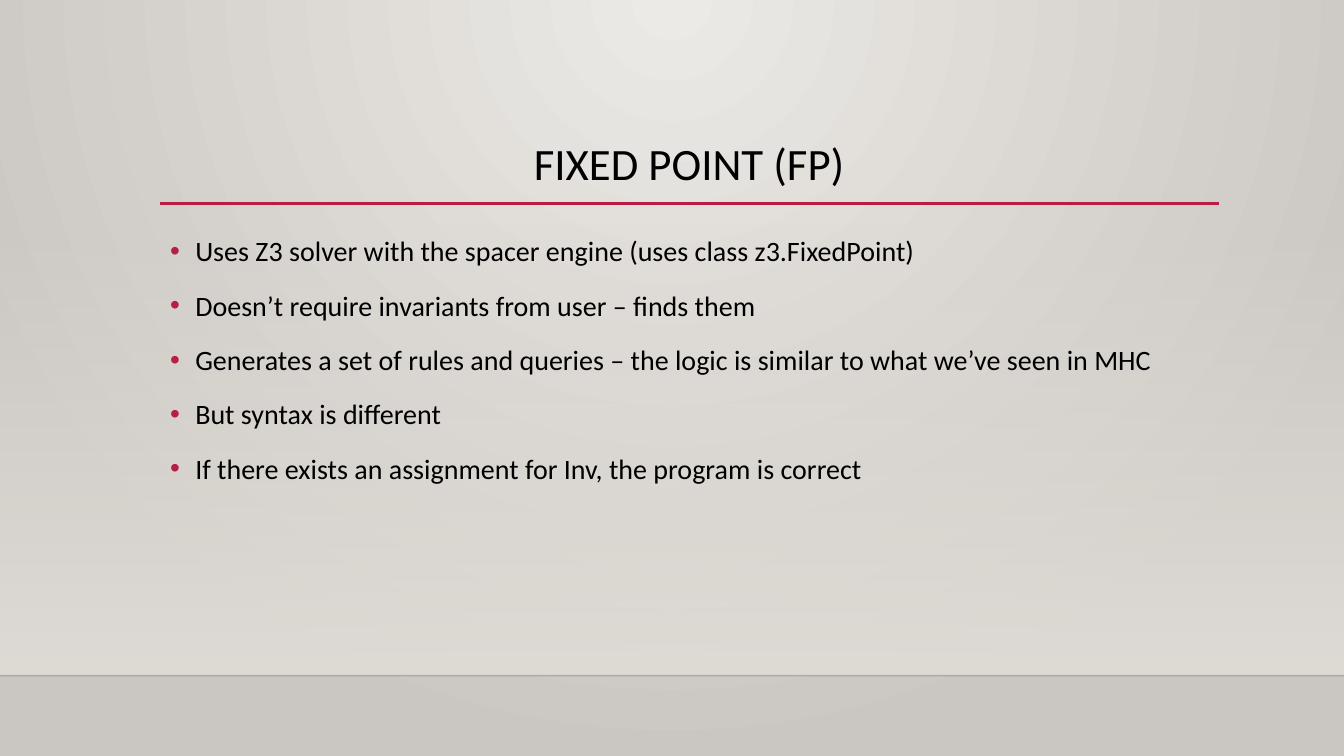
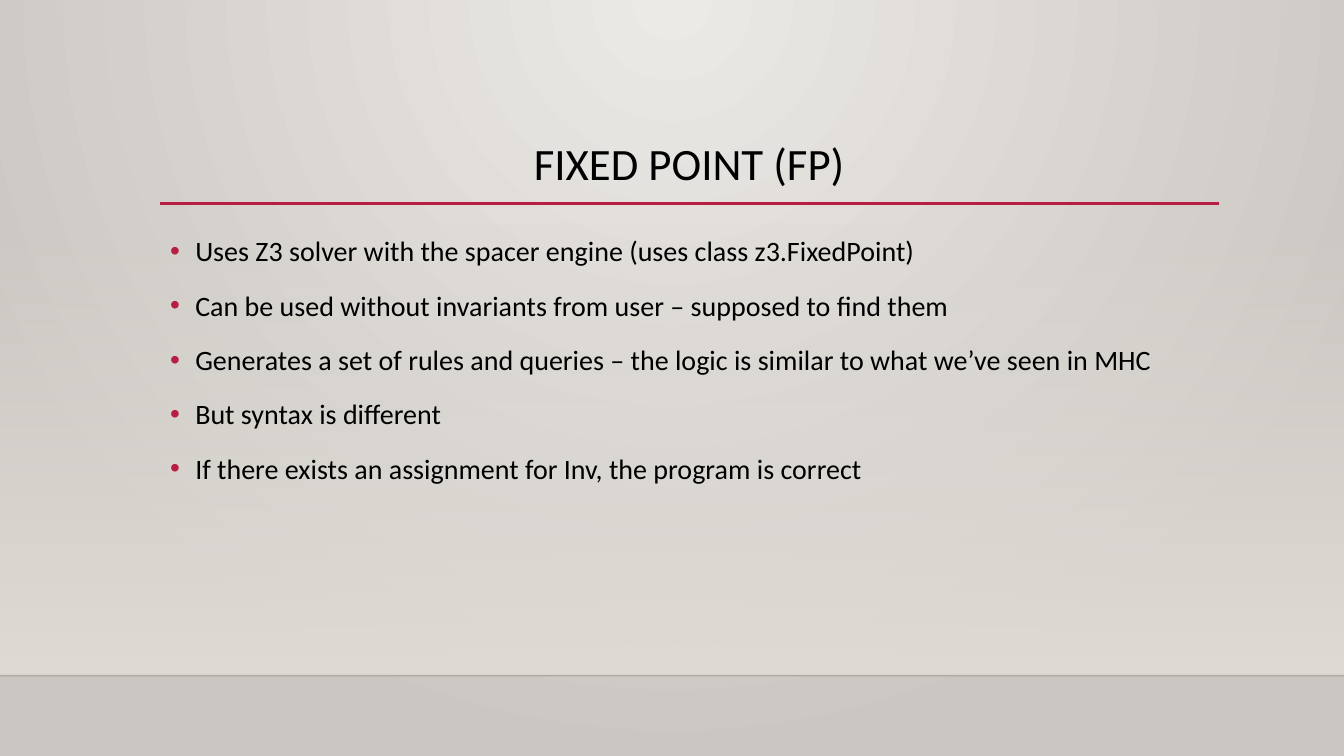
Before and after one commit to Robert-Litvak/Formal-Verification-Project, a slide deck: slide 32 of Project Presentation.pptx. Drawn at 1344x756 pixels with LibreOffice and Linux fonts; fonts in the diff are those of the drawing; background and template pictures are left out. Boxes give left, top, right and bottom in pixels: in the first picture for what was removed or moved away, otherwise in the second. Text is boxed around its words. In the diff, an @@ line names an element or a change of style, - is before the commit and + after.

```diff
--- a/Project Presentation.pptx
+++ b/Project Presentation.pptx
@@ text at (195, 296, 947, 321): text changed @@
-• Doesn’t require invariants from user – finds them
+• Can be used without invariants from user – supposed to find them
```
Also in this commit, not shown: 1 other slide changed.
